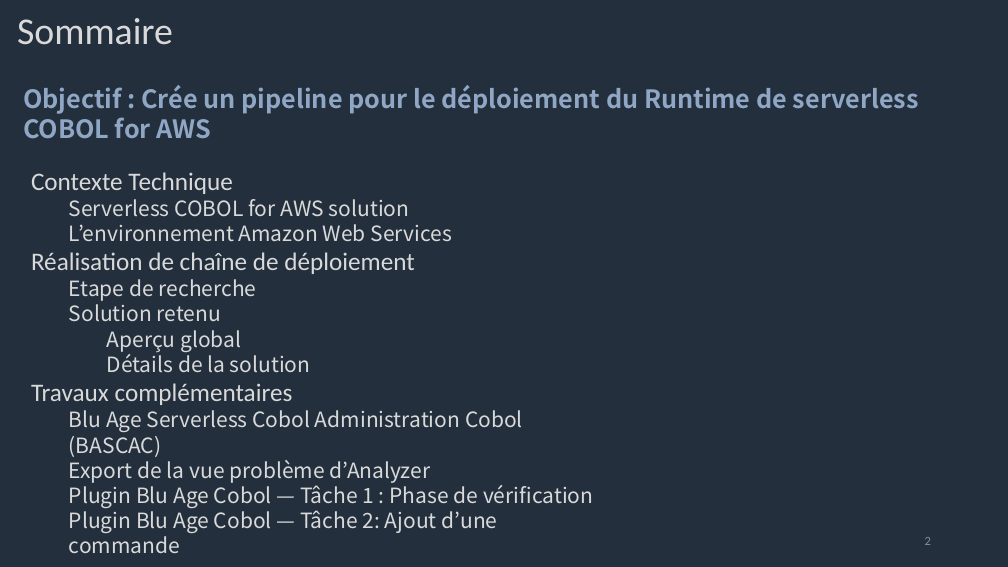
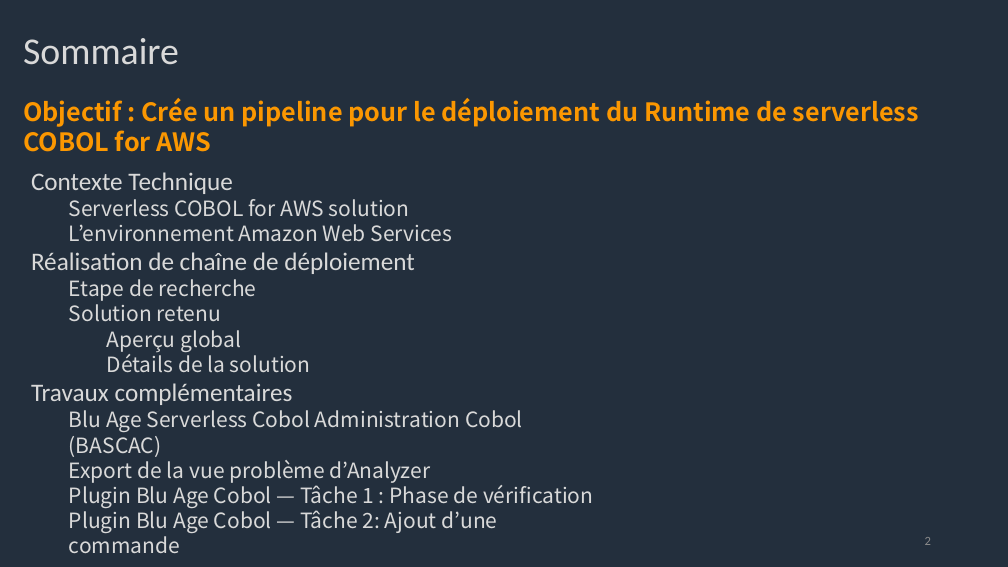
Before and after one commit to Sand-jrd/HelloPipepline, a slide deck: slide 2 of DiapoPourSoutenance.pptx. Drawn at 1008x567 pixels with LibreOffice and Linux fonts; fonts in the diff are those of the drawing. Boxes give left, top, right and bottom in pixels: in the first picture for what was removed or moved away, otherwise in the second. Text is boxed around its words. In the diff, an @@ line names an element or a change of style, - is before the commit and + after.

```diff
--- a/DiapoPourSoutenance.pptx
+++ b/DiapoPourSoutenance.pptx
@@ text "Sommaire": place and size @@
-text "Sommaire" at (17,18,173,45)
+text "Sommaire" at (23,38,179,65)
@@ text "Objectif : Crée un pipeline ...": place and size @@
-text "Objectif : Crée un pipeline ..." at (23,85,919,139)
+text "Objectif : Crée un pipeline ..." at (23,98,919,152)
@@ text "Objectif : Crée un pipeline ..." at (23,98,919,152): text colour #8FA7C4 to #FB9701 @@
```
Also in this commit, not shown: 8 other slides changed, 2 slides added.
